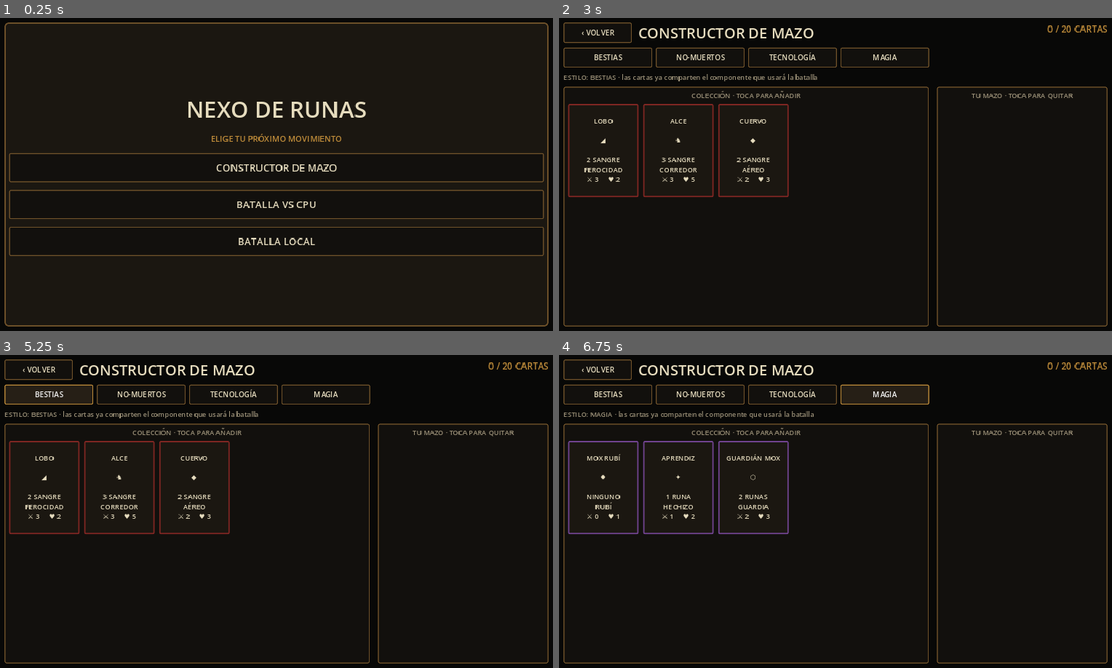
Above: before the commit, frames 1-4 (two rows, left to right).
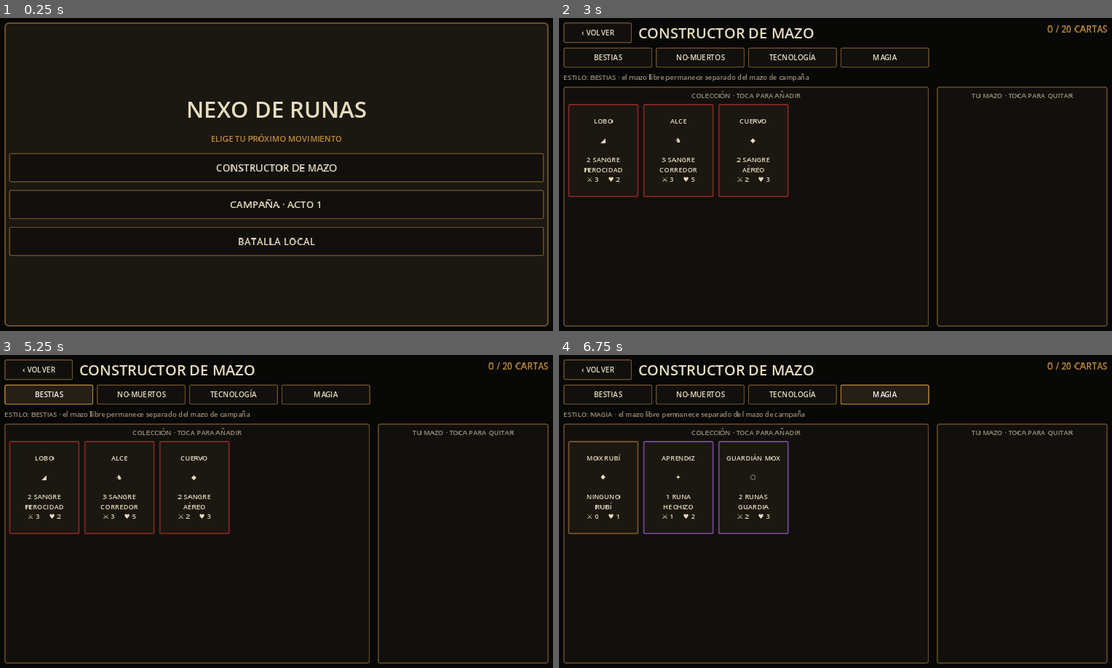
Above: after the commit, the same moments.

Repository: LoloscarPrr/Nexo-de-runas-v2
Game: Godot game, scene res://scenes/main.tscn
Same seed, same stepped clock (60 frames per second), same inputs: the game is played once before the commit and once after it.
Inputs (mouse positions are in pixels of both pictures, inside the frame that each line leads up to):
- Up to frame 1 (0.25 s): no input
- Up to frame 2 (3 s): click "BATALLA VS CPU" (after the commit: "BATALLA LOCAL") at 0.5 s; click (835, 205) at 1.25 s, where only the run after the commit has a clickable "CAMPAÑA · ACTO 1"; click "BATALLA LOCAL" at 2 s; click "CONSTRUCTOR DE MAZO" at 2.75 s
- Up to frame 3 (5.25 s): click "‹ VOLVER" at 3.5 s; click "CONSTRUCTOR DE MAZO" at 4.25 s; click "BESTIAS" at 5 s
- Up to frame 4 (6.75 s): click "TECNOLOGÍA" at 5.75 s; click "MAGIA" at 6.5 s

The runs differ from the first frame. In frame 1, 0.2% of the frame differs, in the area x 41-58%, y 57-61%; in frame 2, 0.3%; in frame 3, 0.3%; in frame 4, 0.7%, in the area x 1-47%, y 17-58%.
Error before the commit: Invalid assignment of property or key 'text' with value of type 'String' on a base object of type 'null instance'. (res://scripts/main.gd:175)
Error after the commit: Parse Error: Cannot infer the type of "current" variable because the value doesn't have a set type. (res://scripts/ui/campaign_view.gd:95)

Commit message:
feat: replace CPU placeholder with campaign entry

Diff:
--- a/scripts/main.gd
+++ b/scripts/main.gd
@@ -1,7 +1,10 @@
 extends Control
 
-## Nexo de Runas V2 — Fase 1B.
-## Constructor de mazo táctil y primer componente reutilizable de carta.
+## Nexo de Runas V2 — vertical slice de campaña.
+## Menú, constructor táctil y primera expedición offline jugable.
+
+const CardCatalogScript = preload("res://scripts/domain/card_catalog.gd")
+const CampaignViewScript = preload("res://scripts/ui/campaign_view.gd")
 
 const BG := Color8(8, 8, 7)
 const PANEL := Color8(27, 23, 17)
@@ -19,27 +22,14 @@
 var menu_screen: Control
 var deck_screen: Control
 var detail_screen: Control
+var campaign_screen
 var collection_grid: GridContainer
 var deck_grid: GridContainer
 var deck_counter: Label
 var style_label: Label
 var selected_style := "Bestias"
 var deck_ids: Array[String] = []
-
-var cards := [
-	{"id":"lobo","name":"LOBO","style":"Bestias","cost":"2 SANGRE","atk":3,"hp":2,"seal":"FEROCIDAD","glyph":"◢"},
-	{"id":"alce","name":"ALCE","style":"Bestias","cost":"3 SANGRE","atk":3,"hp":5,"seal":"CORREDOR","glyph":"♞"},
-	{"id":"cuervo","name":"CUERVO","style":"Bestias","cost":"2 SANGRE","atk":2,"hp":3,"seal":"AÉREO","glyph":"◆"},
-	{"id":"esqueleto","name":"ESQUELETO","style":"No-muertos","cost":"1 HUESO","atk":1,"hp":1,"seal":"FRÁGIL","glyph":"☠"},
-	{"id":"sepulturero","name":"SEPULTURERO","style":"No-muertos","cost":"2 HUESOS","atk":0,"hp":3,"seal":"EXHUMAR","glyph":"✚"},
-	{"id":"zombi","name":"ZOMBI","style":"No-muertos","cost":"5 HUESOS","atk":2,"hp":2,"seal":"TENAZ","glyph":"☩"},
-	{"id":"automata","name":"AUTÓMATA","style":"Tecnología","cost":"3 ENERGÍA","atk":1,"hp":2,"seal":"CONDUCTOR","glyph":"▣"},
-	{"id":"francotirador","name":"BOT TIRADOR","style":"Tecnología","cost":"4 ENERGÍA","atk":2,"hp":1,"seal":"APUNTAR","glyph":"⌖"},
-	{"id":"conducto","name":"CONDUCTO","style":"Tecnología","cost":"2 ENERGÍA","atk":0,"hp":3,"seal":"CIRCUITO","glyph":"⌁"},
-	{"id":"mox_rubi","name":"MOX RUBÍ","style":"Magia","cost":"NINGUNO","atk":0,"hp":1,"seal":"RUBÍ","glyph":"♦"},
-	{"id":"aprendiz","name":"APRENDIZ","style":"Magia","cost":"1 RUNA","atk":1,"hp":2,"seal":"HECHIZO","glyph":"✦"},
-	{"id":"guardian","name":"GUARDIÁN MOX","style":"Magia","cost":"2 RUNAS","atk":2,"hp":3,"seal":"GUARDIA","glyph":"⬡"}
-]
+var cards = CardCatalogScript.CARDS.duplicate(true)
 
 func _ready() -> void:
 	DisplayServer.screen_set_orientation(DisplayServer.SCREEN_LANDSCAPE)
@@ -47,6 +37,7 @@
 	_build_menu()
 	_build_deck_builder()
 	_build_detail()
+	_build_campaign()
 	_show(menu_screen)
 
 func _build_background() -> void:
@@ -80,11 +71,11 @@
 	var deck_button := _wide_button("CONSTRUCTOR DE MAZO")
 	deck_button.pressed.connect(_open_deck)
 	root.add_child(deck_button)
-	var cpu := _wide_button("BATALLA VS CPU")
-	cpu.pressed.connect(_open_detail.bind("BATALLA VS CPU", "El combate se conectará al mismo mazo que prepares aquí."))
-	root.add_child(cpu)
+	var campaign := _wide_button("CAMPAÑA · ACTO 1")
+	campaign.pressed.connect(_open_campaign)
+	root.add_child(campaign)
 	var local := _wide_button("BATALLA LOCAL")
-	local.pressed.connect(_open_detail.bind("BATALLA LOCAL", "La conexión Wi-Fi llegará después de estabilizar el combate contra CPU."))
+	local.pressed.connect(_open_detail.bind("BATALLA LOCAL", "La conexión Wi-Fi llegará después de estabilizar el combate y la primera expedición offline."))
 	root.add_child(local)
 
 func _build_deck_builder() -> void:
@@ -167,9 +158,19 @@
 	back.pressed.connect(_show.bind(menu_screen))
 	box.add_child(back)
 
+func _build_campaign() -> void:
+	campaign_screen = CampaignViewScript.new()
+	campaign_screen.set_anchors_and_offsets_preset(Control.PRESET_FULL_RECT)
+	campaign_screen.connect("exit_requested", _show.bind(menu_screen))
+	add_child(campaign_screen)
+
 func _open_deck() -> void:
 	_refresh_cards()
 	_show(deck_screen)
+
+func _open_campaign() -> void:
+	campaign_screen.open_launcher()
+	_show(campaign_screen)
 
 func _open_detail(title_text: String, body_text: String) -> void:
 	detail_screen.get_node("VBoxContainer/Title").text = title_text
@@ -195,19 +196,17 @@
 		if not card.is_empty():
 			deck_grid.add_child(_card_view(card, true))
 	deck_counter.text = "%d / 20 CARTAS" % deck_ids.size()
-	style_label.text = "ESTILO: %s · las cartas ya comparten el componente que usará la batalla" % selected_style.to_upper()
+	style_label.text = "ESTILO: %s · el mazo libre permanece separado del mazo de campaña" % selected_style.to_upper()
 
 func _card_view(card: Dictionary, in_deck: bool) -> Button:
 	var button := Button.new()
 	button.custom_minimum_size = Vector2(155, 205)
 	button.focus_mode = Control.FOCUS_NONE
-	button.text = "%s\n\n%s\n\n%s\n%s\n⚔ %d     ♥ %d" % [
-		card.name, card.glyph, card.cost, card.seal, card.atk, card.hp
-	]
+	button.text = "%s\n\n%s\n\n%s\n%s\n⚔ %d     ♥ %d" % [card.name, card.glyph, card.cost, card.seal, card.atk, card.hp]
 	button.add_theme_font_size_override("font_size", 15)
 	button.add_theme_color_override("font_color", INK)
 	button.add_theme_color_override("font_hover_color", Color.WHITE)
-	var tint := _resource_color(card.style)
+	var tint := _resource_color(str(card.get("resource", "none")))
 	button.add_theme_stylebox_override("normal", _panel_style(PANEL, tint, 3, 3))
 	button.add_theme_stylebox_override("hover", _panel_style(Color8(42, 34, 24), ACCENT, 4, 3))
 	button.add_theme_stylebox_override("pressed", _panel_style(ACCENT_DARK, ACCENT, 4, 3))
@@ -227,23 +226,21 @@
 	_refresh_cards()
 
 func _find_card(card_id: String) -> Dictionary:
-	for card in cards:
-		if card.id == card_id:
-			return card
-	return {}
-
-func _resource_color(style: String) -> Color:
-	match style:
-		"Bestias": return BLOOD
-		"No-muertos": return BONE
-		"Tecnología": return ENERGY
-		"Magia": return RUNE
+	return CardCatalogScript.find_by_id(card_id)
+
+func _resource_color(resource: String) -> Color:
+	match resource:
+		"blood": return BLOOD
+		"bones": return BONE
+		"energy": return ENERGY
+		"runes": return RUNE
 		_: return BORDER
 
 func _show(target: Control) -> void:
 	menu_screen.visible = target == menu_screen
 	deck_screen.visible = target == deck_screen
 	detail_screen.visible = target == detail_screen
+	campaign_screen.visible = target == campaign_screen
 
 func _label(text_value: String, size: int, color: Color, align: HorizontalAlignment) -> Label:
 	var label := Label.new()
